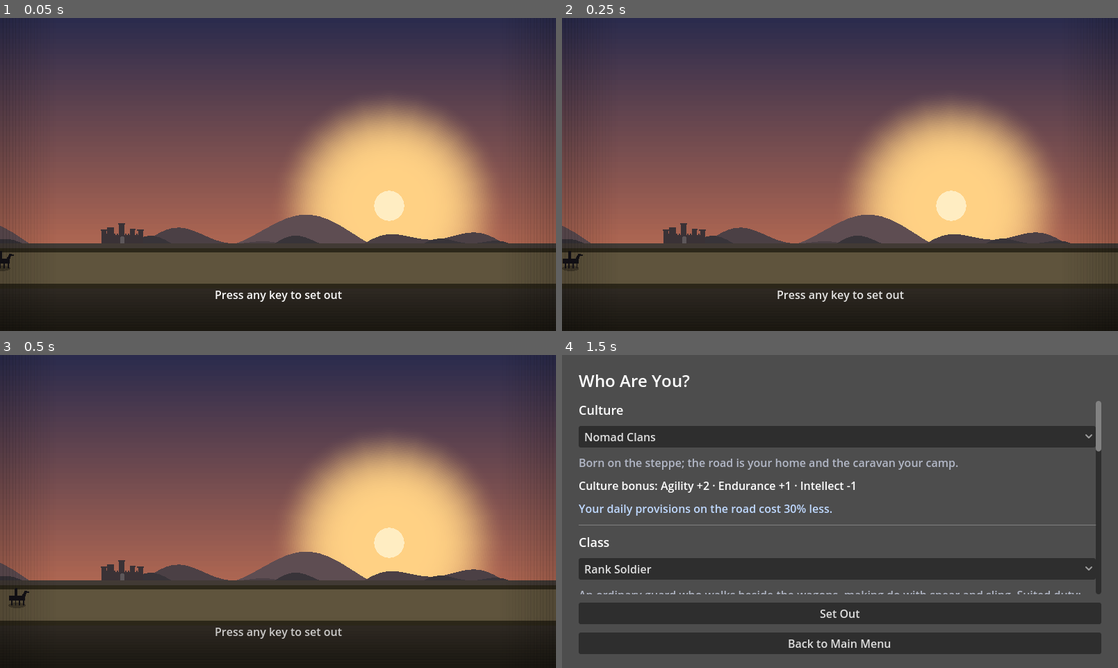
Above: before the commit, frames 1-4 (two rows, left to right).
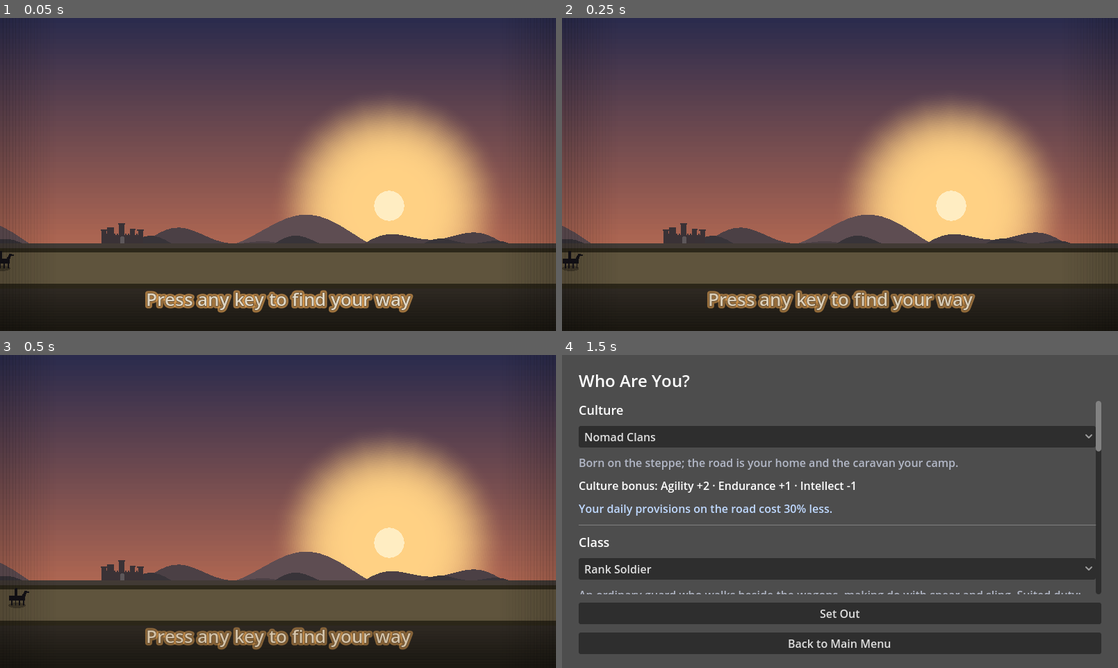
Above: after the commit, the same moments.

Repository: ulubatuhan/wayborne
Game: Godot game, scene res://scenes/ui/main_menu.tscn
Same seed, same stepped clock (60 frames per second), same inputs: the game is played once before the commit and once after it.
Inputs (mouse positions are in pixels of both pictures, inside the frame that each line leads up to):
- Up to frame 1 (0.05 s): no input
- Up to frame 2 (0.25 s): no input
- Up to frame 3 (0.5 s): no input
- Up to frame 4 (1.5 s): tap Enter (ui_accept) at 0.5, 0.77 s; move the mouse to (962, 495) at 0.52 s; hold Right (ui_right) 0.53-1.25 s; tap E at 0.6 s; click (962, 495) at 0.67 s; click "New Game" at 1.25 s

The runs differ from the first frame. In frame 1, 2.3% of the frame differs, in the area x 26-75%, y 86-95%; in frame 2, 2.3%; in frame 3, 2.2%; in frame 4, nothing differs.

Commit message:
Başlık davetini büyüt, ışılt ve oyunun adına bağla
İngilizce metin "Press any key to set out" idi - oyunun adı Wayborne'a
hiç değinmiyordu. "Press any key to find your way" oyunun adıyla aynı
kelimeyi taşıyor, "yola çık" anlamını da koruyor.

Davet metni artık varsayılan boyutta değil (26px, önceki ~16'dan
büyük) ve `ArtPalette.TORCH`'tan gelen sıcak bir ışıma taşıyor - arka
planın kendi güneşiyle aynı ton, tek palet kuralına uyarak (bkz.
CLAUDE.md Art Rules). Sıfır ofsetli geniş bir `shadow_size`, Godot'un
SDF font gölgesini bir hâleye çeviriyor; ayrı bir shader ya da ikinci
bir Label gerekmedi. İnce bir mürekkep dış çizgisi de eklendi, yalnızca
gökyüzü açıkken okunurluk düşmesin diye.

Doğrulama: `godot --headless --import` temiz, `run_tests.gd` 6951/6951
geçti, `screenshot_menu.gd` yeni metni ve ışımayı doğruladı.

Claude-Session: https://claude.ai/code/session_01SmgLRHV2q6VtZPZSSuowT6

Diff:
--- a/data/locale/ui.csv
+++ b/data/locale/ui.csv
@@ -1,7 +1,7 @@
 "keys","tr","en","de","fr","es","it","pt_BR","ru","pl","zh_CN","ja"
 "UI_LANGUAGE","Dil","Language","","","","","","","","",""
 "UI_PLAY","Yeni Oyun","New Game","","","","","","","","",""
-"UI_TITLE_PROMPT","Yola çıkmak için bir tuşa basın","Press any key to set out","","","","","","","","",""
+"UI_TITLE_PROMPT","Yola çıkmak için bir tuşa basın","Press any key to find your way","","","","","","","","",""
 "UI_CONTINUE","Devam Et","Continue","","","","","","","","",""
 "UI_SETTINGS","Ayarlar","Settings","","","","","","","","",""
 "UI_MUSIC_VOLUME","Müzik Sesi","Music Volume","","","","","","","","",""
--- a/scripts/ui/main_menu.gd
+++ b/scripts/ui/main_menu.gd
@@ -30,6 +30,18 @@
 const PROMPT_PULSE_SECONDS: float = 1.35
 const PROMPT_DIM_ALPHA: float = 0.35
 
+## Davet metni artık düz varsayılan boyutta değil - küçüklüğü playtest'te
+## "fark edilmiyor" diye geldi. Işıması `ArtPalette.TORCH`'tan: arka
+## planın kendi güneşiyle aynı sıcak ton, yoksa metin manzaradan kopuk bir
+## öge gibi durur (bkz. Art Rules'un "tek palet" ilkesi). Sıfır ofsetli
+## geniş bir gölge Godot'un SDF font gölgesini bir hâleye çeviriyor - ayrı
+## bir shader ya da ikinci bir Label gerekmiyor. İnce bir mürekkep dış
+## çizgisi de var, yalnızca gökyüzü açıkken metnin okunurluğu düşmesin diye.
+const PROMPT_FONT_SIZE: int = 26
+const PROMPT_GLOW_ALPHA: float = 0.6
+const PROMPT_GLOW_SIZE: int = 14
+const PROMPT_OUTLINE_SIZE: int = 2
+
 ## Butonlar beliriken her biri öncekinden bu kadar geç başlıyor - tek
 ## seferde hepsinin birden açılması "belirmek" değil "anahtarı çevirmek"
 ## gibi duruyordu.
@@ -113,6 +125,7 @@
 
 	_prompt_label = Label.new()
 	_prompt_label.text = tr("UI_TITLE_PROMPT")
+	_prompt_label.label_settings = _build_prompt_label_settings()
 	_prompt_label.horizontal_alignment = HORIZONTAL_ALIGNMENT_CENTER
 	_prompt_label.set_anchors_preset(Control.PRESET_CENTER_BOTTOM)
 	_prompt_label.position.y -= 64.0
@@ -126,6 +139,17 @@
 	_prompt_tween.tween_property(_prompt_label, "modulate:a", 1.0, PROMPT_PULSE_SECONDS)
 
 	AudioManager.play_ambience(AudioManager.AMBIENCE_WIND)
+
+func _build_prompt_label_settings() -> LabelSettings:
+	var settings := LabelSettings.new()
+	settings.font_size = PROMPT_FONT_SIZE
+	settings.font_color = ArtPalette.BONE
+	settings.outline_size = PROMPT_OUTLINE_SIZE
+	settings.outline_color = Color(ArtPalette.INK, 0.7)
+	settings.shadow_size = PROMPT_GLOW_SIZE
+	settings.shadow_offset = Vector2.ZERO
+	settings.shadow_color = Color(ArtPalette.TORCH, PROMPT_GLOW_ALPHA)
+	return settings
 
 ## Menü sahnesiz bir kere daha açıldığında (Ayarlar'dan dönüş gibi) evre
 ## hiç yaşanmadan doğrudan bu hâle geçiyor - eski davranışın aynısı.
